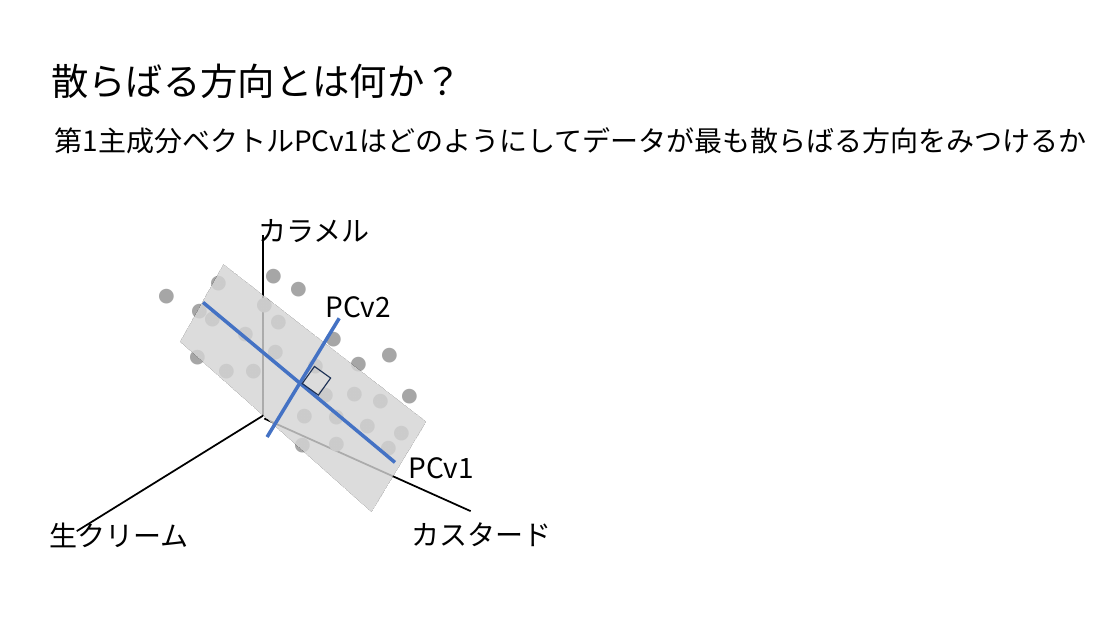
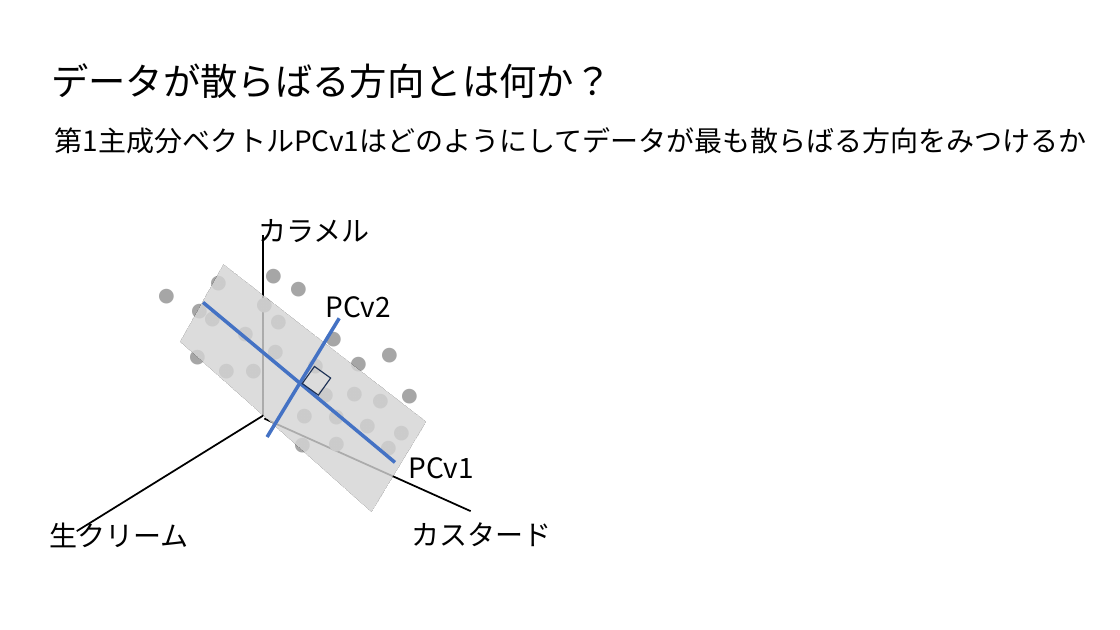
Before and after one commit to ueharaLab/NLP_7-PCA, a slide deck: slide 15 of NLP_6 PCA(BASICS)_ver2.pptx. Drawn at 1120x630 pixels with LibreOffice and Linux fonts; fonts in the diff are those of the drawing. Boxes give left, top, right and bottom in pixels: in the first picture for what was removed or moved away, otherwise in the second. Text is boxed around its words. In the diff, an @@ line names an element or a change of style, - is before the commit and + after.

```diff
--- a/NLP_6 PCA(BASICS)_ver2.pptx
+++ b/NLP_6 PCA(BASICS)_ver2.pptx
@@ text at [51,63,611,98]: text changed @@
-散らばる方向とは何か？
+データが散らばる方向とは何か？
```
Also in this commit, not shown: 6 other slides changed, 3 other files.
